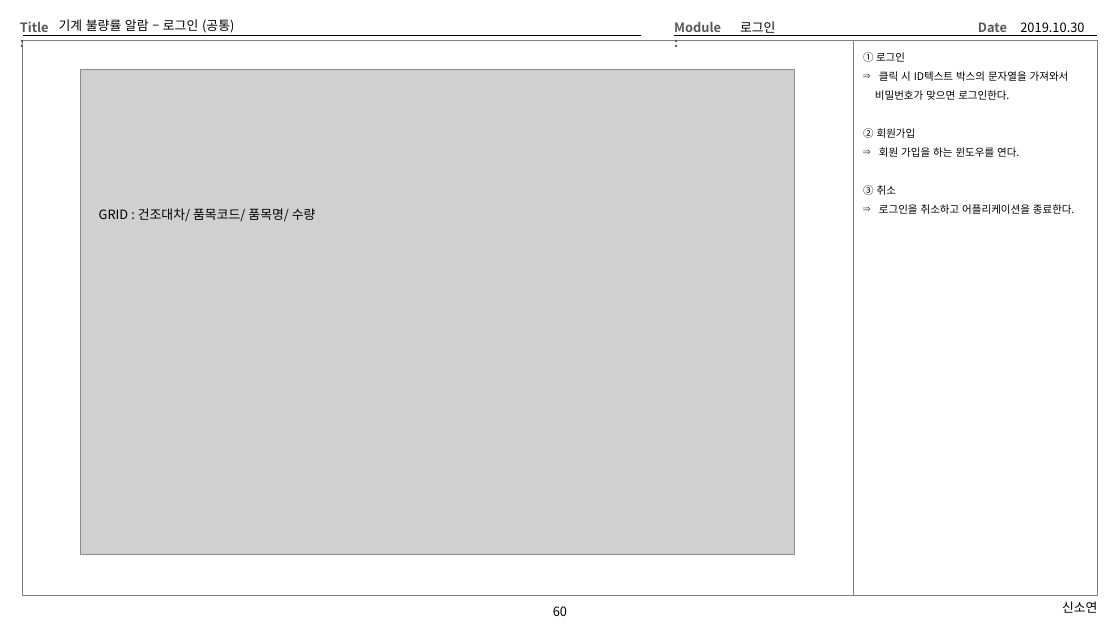
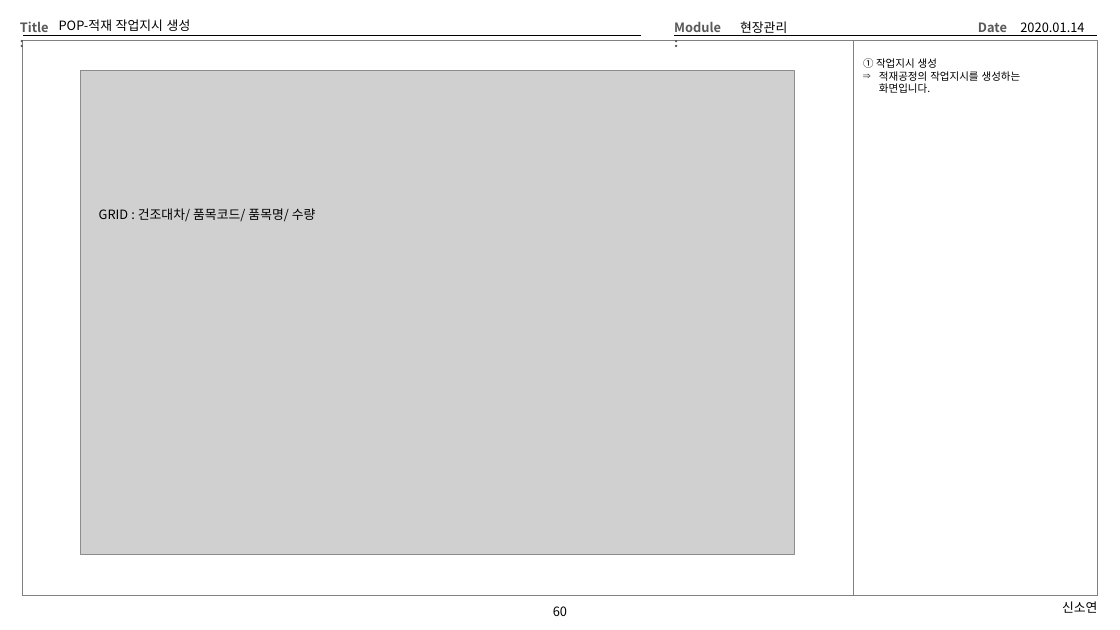
Before and after one commit to Cliedy-s/Team4, a slide deck: slide 60 of source/TEMP/Team4화면설계 - 신소연.pptx. Drawn at 1120x630 pixels with LibreOffice and Linux fonts; fonts in the diff are those of the drawing; grey boxes stand for pictures. Boxes give left, top, right and bottom in pixels: in the first picture for what was removed or moved away, otherwise in the second. Text is boxed around its words. In the diff, an @@ line names an element or a change of style, - is before the commit and + after.

```diff
--- a/source/TEMP/Team4화면설계 - 신소연.pptx
+++ b/source/TEMP/Team4화면설계 - 신소연.pptx
@@ title at (x1=59, y1=19, x2=191, y2=31): text changed @@
-기계 불량률 알람 – 로그인 (공통)
+POP-적재 작업지시 생성
@@ text at (x1=740, y1=21, x2=787, y2=36): text changed @@
-로그인
+현장관리
@@ text at (x1=1020, y1=22, x2=1084, y2=36): text changed @@
-2019.10.30
+2020.01.14
@@ text at (x1=863, y1=58, x2=1021, y2=93): text changed @@
-① 로그인
-⇒ 클릭 시 ID텍스트 박스의 문자열을 가져와서
-비밀번호가 맞으면 로그인한다.
-② 회원가입
-⇒ 회원 가입을 하는 윈도우를 연다.
-③ 취소
-⇒ 로그인을 취소하고 어플리케이션을 종료한다.
+① 작업지시 생성
+⇒ 적재공정의 작업지시를 생성하는
+  화면입니다.
```
Also in this commit, not shown: 17 other slides changed, 19 other files.
